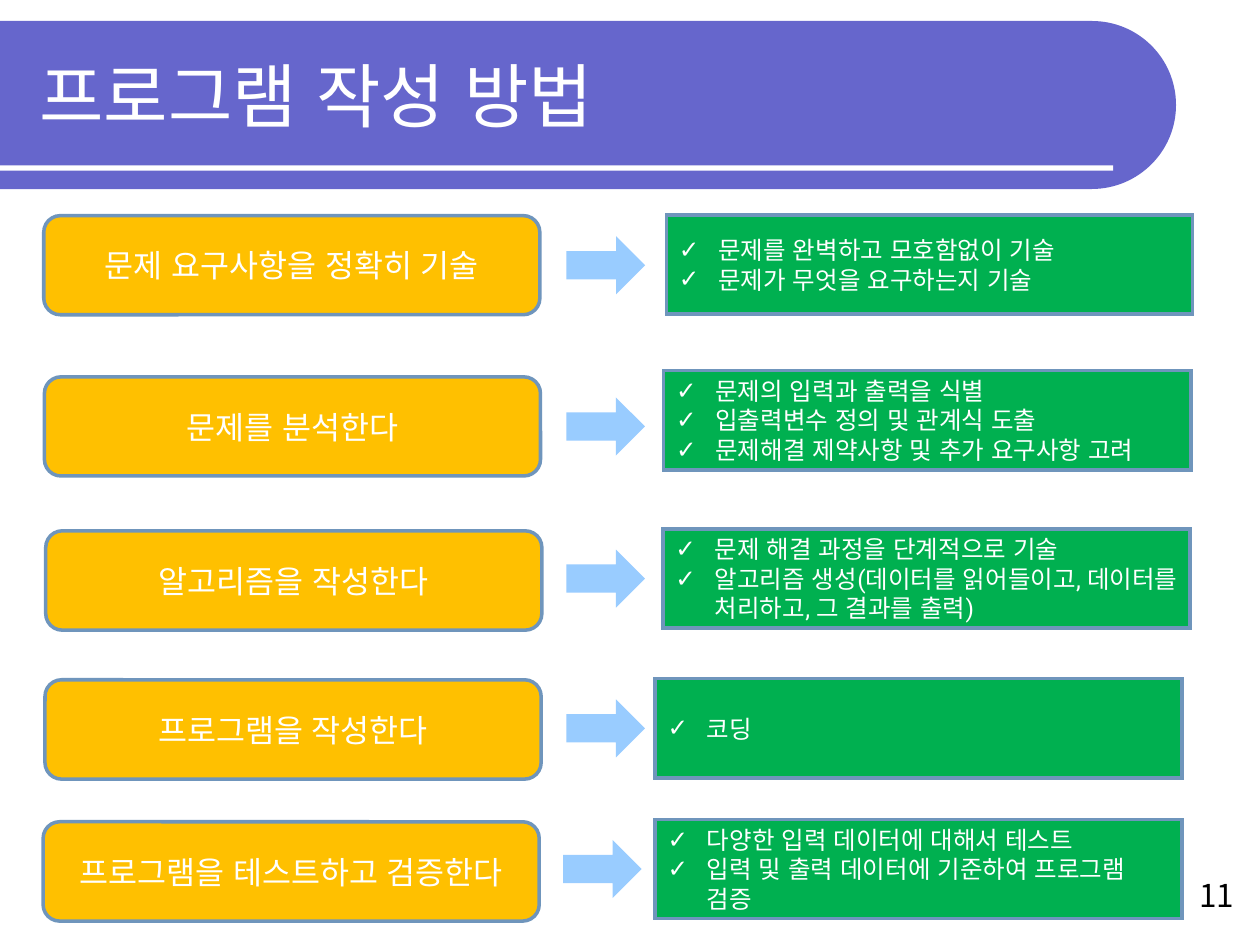
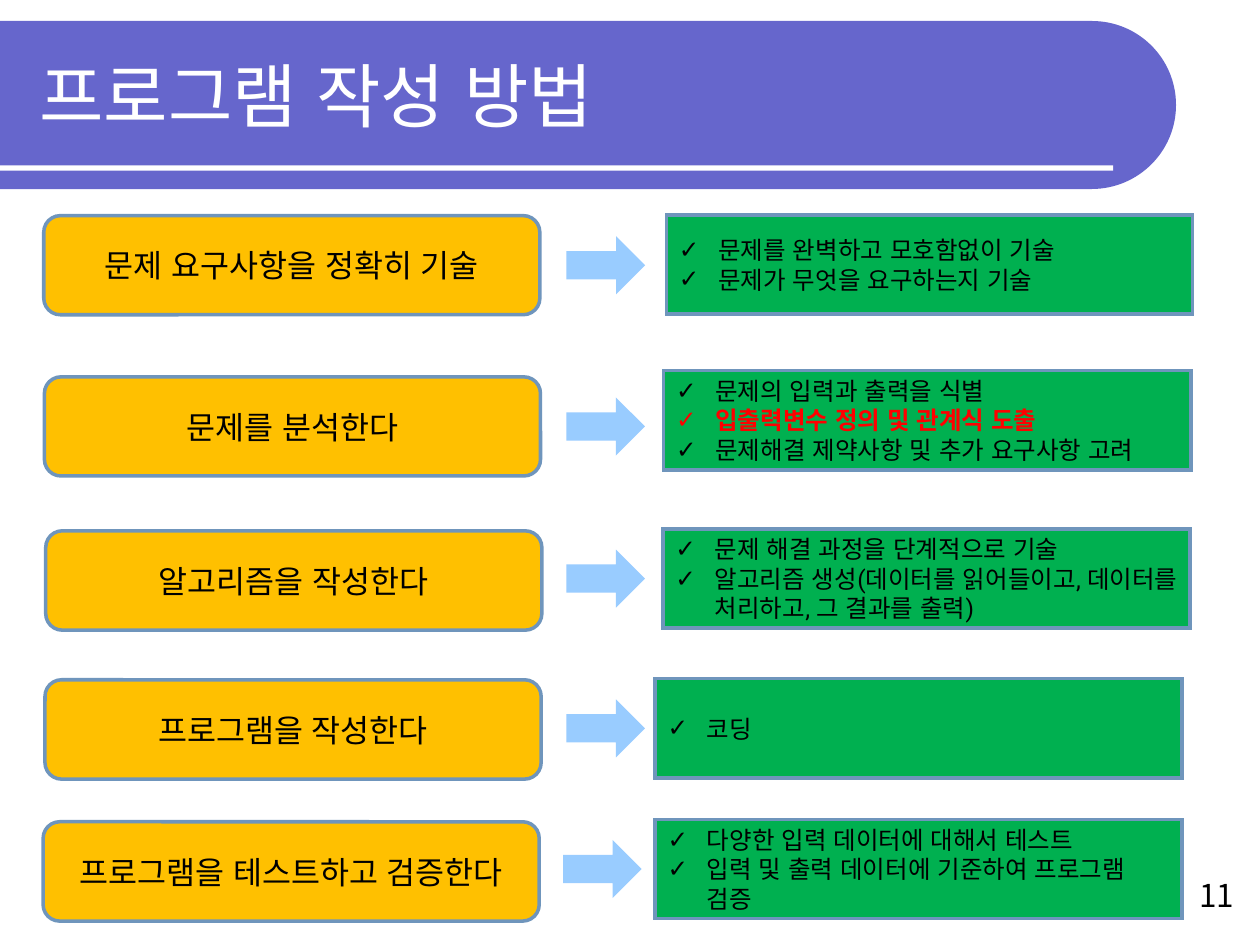
Before and after one commit to OOPSLA-SCH/OOPSLA-SCH.github.io, a slide deck: slide 11 of lecture/20s/ds20s/ds20s-intro_pgm.ppt. Drawn at 1260x945 pixels with LibreOffice and Linux fonts; fonts in the diff are those of the drawing. Boxes give left, top, right and bottom in pixels: in the first picture for what was removed or moved away, otherwise in the second. Text is boxed around its words. In the diff, an @@ line names an element or a change of style, - is before the commit and + after.

```diff
--- a/lecture/20s/ds20s/ds20s-intro_pgm.ppt
+++ b/lecture/20s/ds20s/ds20s-intro_pgm.ppt
@@ rectangle "문제의 입력과 출력을 식별" at bbox=[664, 370, 1191, 470]: text colour #FFFFFF to #000000 in "문제의 입력과 출력을 식별", "문제해결 제약사항 및 추가 요구사항 고려"; text colour #FFFFFF to #FF0000, bold on in "입출력변수 정의 및 관계식 도출"; bullet colour #FFFFFF to #000000; bullet colour #FFFFFF to #FF0000 @@
@@ text colour #FFFFFF to #000000 in 5 elements at bbox=[44, 215, 541, 315], bbox=[44, 377, 541, 476], bbox=[45, 530, 542, 630], bbox=[45, 680, 542, 780], bbox=[43, 822, 539, 921] @@
@@ text colour #FFFFFF to #000000; bullet colour #FFFFFF to #000000 in 4 elements at bbox=[667, 215, 1192, 315], bbox=[663, 529, 1189, 629], bbox=[655, 679, 1182, 779], bbox=[655, 819, 1182, 919] @@
```
Also in this commit, not shown: 9 other slides changed, 2 slides added, 1 slide removed, 6 other files.
